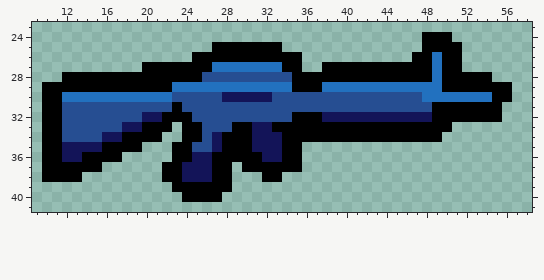
Two versions of one pixel-art file, raw_sprites/rofle.ase. The picture above was drawn from the file before the commit.
64x64 pixels, 1 frame. Shown: x 9..58, y 23..41.
After the commit:
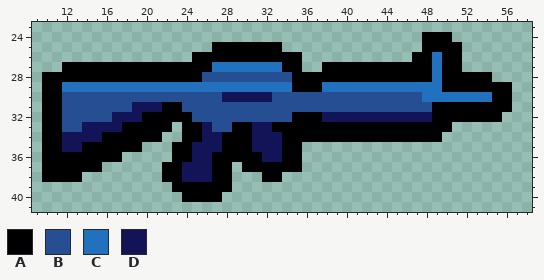
Palette (. is transparent): A #000000  B #264e92  C #2271bf  D #131458
The edit:
y 27: x 12..19 ........ -> AAAAAAAA
y 28: x 10..11 .. -> AA
y 29: x 12..22 AAAAAAAAAAA -> CCCCCCCCCCC
y 30: x 12..22 CCCCCCCCCCC -> BBBBBBBBBBB
y 31: x 19..22 BBBB -> DDDA; x 56 . -> A
y 32: x 17..21 BBBDD -> DDDAA
y 33: x 14..19 BBBBDD -> DDDDAA; x 26 B -> D
y 34: x 12..17 BBBBDD -> DDDDAA; x 26 B -> D
y 35: x 14..15 DD -> AA; x 25..26 BB -> DD
y 36: x 12..13 DD -> AA
Changed places in both pictures, as pixel boxes (x1, y1, x2, y2):
changed: (42, 62, 212, 162)
added: (502, 102, 512, 112)
